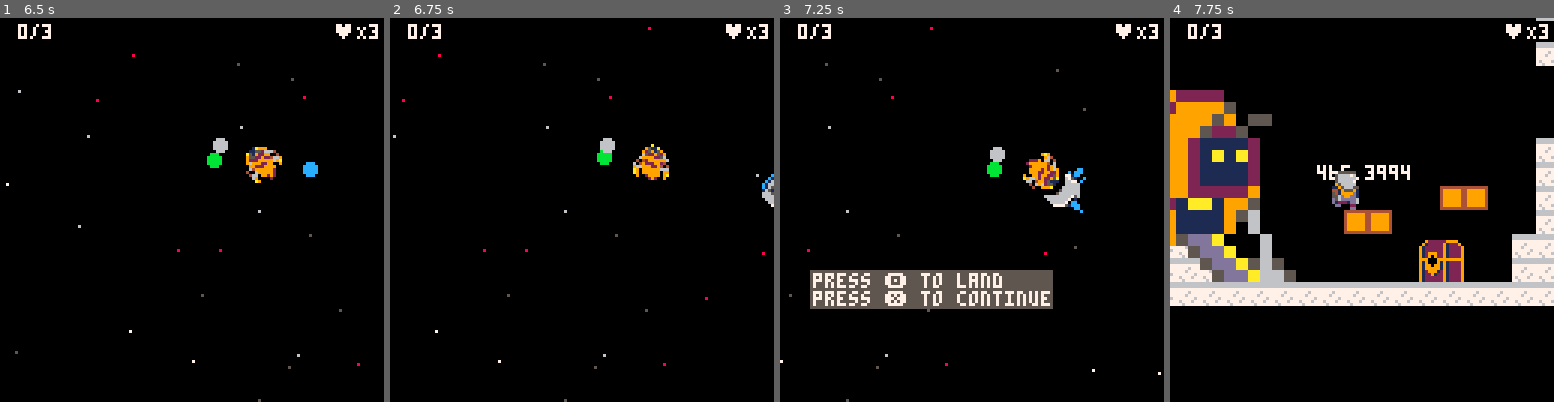
Above: before the commit, frames 1-4 (left to right).
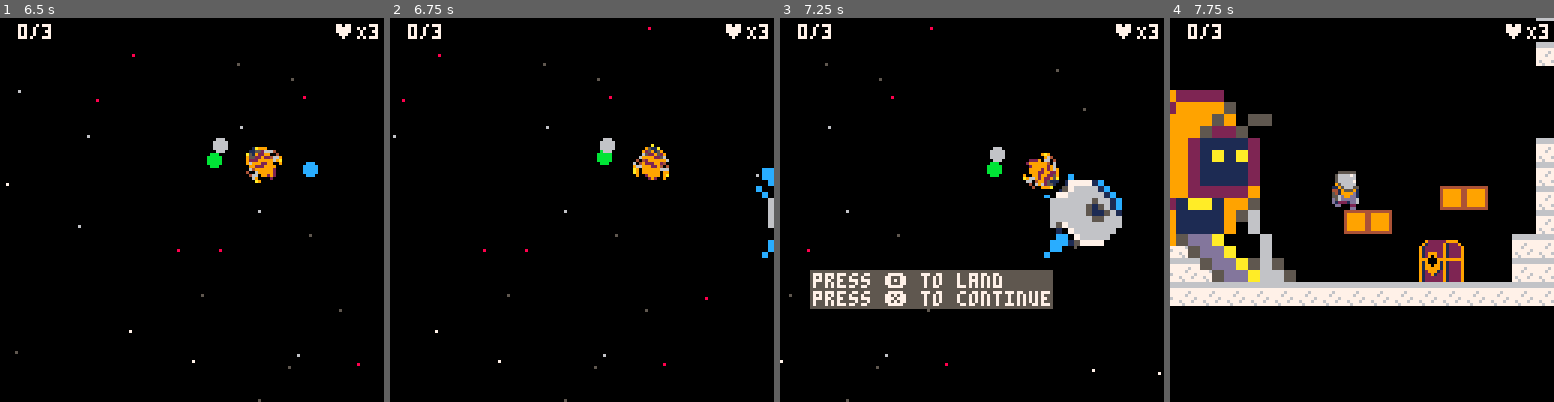
Above: after the commit, the same moments.

Repository: FrederikHR/GDB
Game: PICO-8 cartridge OW/ow.p8
Same seed, same stepped clock (60 frames per second), same inputs: the game is played once before the commit and once after it.
Inputs:
- Up to frame 1 (6.5 s): tap X (X key) at 0.33, 1.07, 1.85, 2.97, 4.08, 5.2, 6.32 s; tap O (Z key) at 0.7, 1.7, 2.1, 2.5, 2.9, 3.3, 3.7, 4.1, 4.5, 4.9, 5.3, 5.7, 6.1 s; hold Right 1.6-2.1 s; hold Up 2.15-2.42 s; hold Right 2.47-3.03 s; hold Left 3.08-3.58 s; hold Right 4.02-4.68 s; hold Up 4.73-5.03 s; hold Left 5.08-5.68 s; hold Right from 6.08 s (still down)
- Up to frame 2 (6.75 s): tap O (Z key) at 6.5 s; release Right at 6.58 s; hold Right from 6.63 s (still down)
- Up to frame 3 (7.25 s): tap O (Z key) at 6.9 s; release Right at 7.13 s; hold Up from 7.18 s (still down)
- Up to frame 4 (7.75 s): tap O (Z key) at 7.3, 7.7 s; tap X (X key) at 7.43 s; release Up at 7.45 s; hold Right from 7.5 s (still down)

Frame 1 is identical in both runs. In frame 2, 0.4% of the frame differs, in the area x 95-100%, y 39-63%; in frame 3, 2.8%, in the area x 68-90%, y 39-63%; in frame 4, 0.4%.

Commit message:
big planets

Diff:
--- a/OW/ow.p8
+++ b/OW/ow.p8
@@ -576,8 +576,10 @@
 
 
 function draw_planets()
+
 	for _,pl in pairs(planets) do
-		spr(pl.spr,pl.x,pl.y,pl.sz,pl.sz)
+		sx, sy = (pl.spr % 16) * 8, flr(pl.spr \ 16) * 8
+		sspr(sx,sy, 16, 16, pl.x, pl.y, 32,32, true)
 	end
 end
 
@@ -668,7 +670,6 @@
 end
 function draw_astronaut()
 	sp = 108
-	print(a.y, a.x, a.y)
 	sx, sy = (sp % 16) * 8, flr(sp \ 16) * 8
 	spr(abs(a.spr), a.x, a.y, a.size, a.size,a.flp!=(a.spr<0))
 	if not a.pl.sp then
